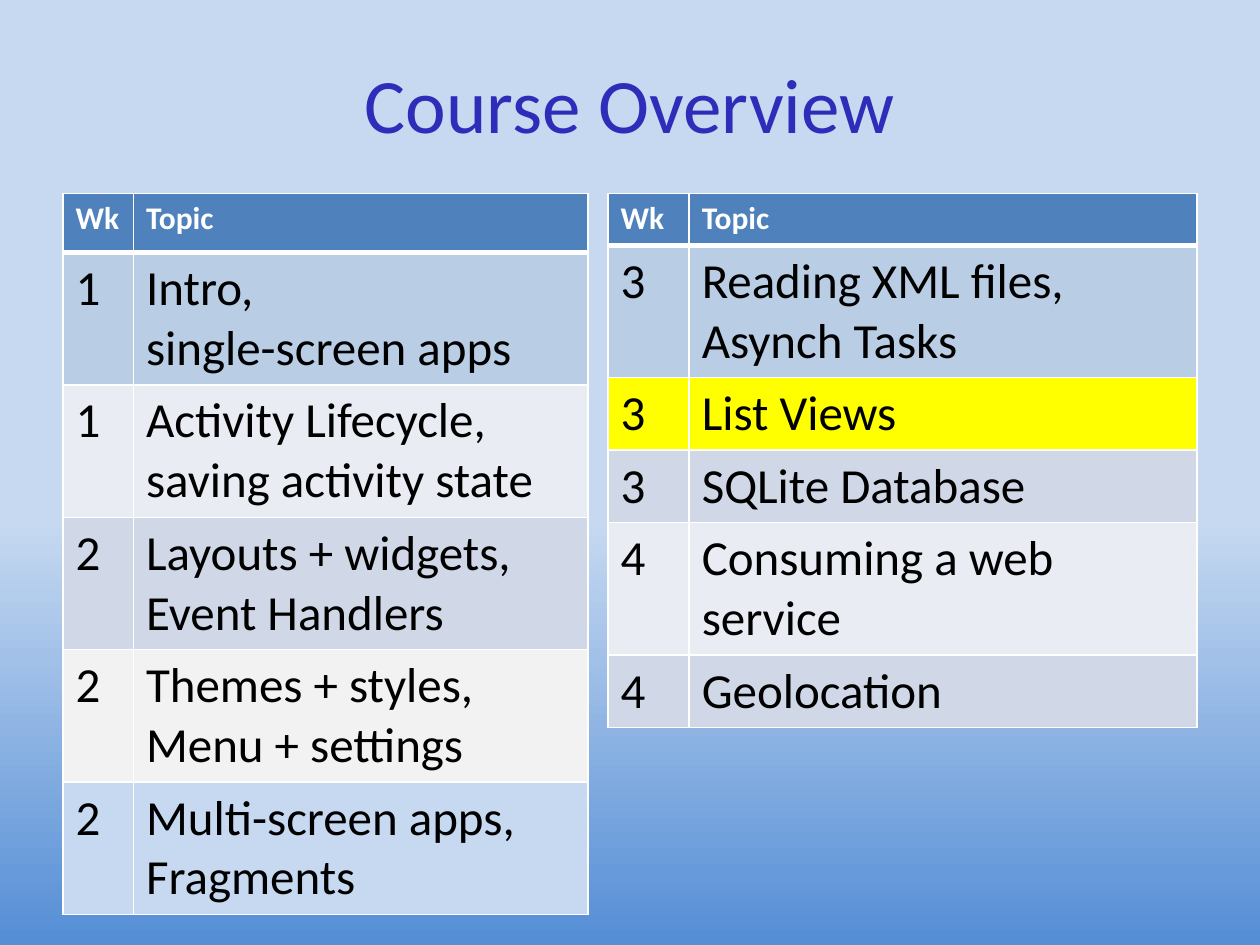
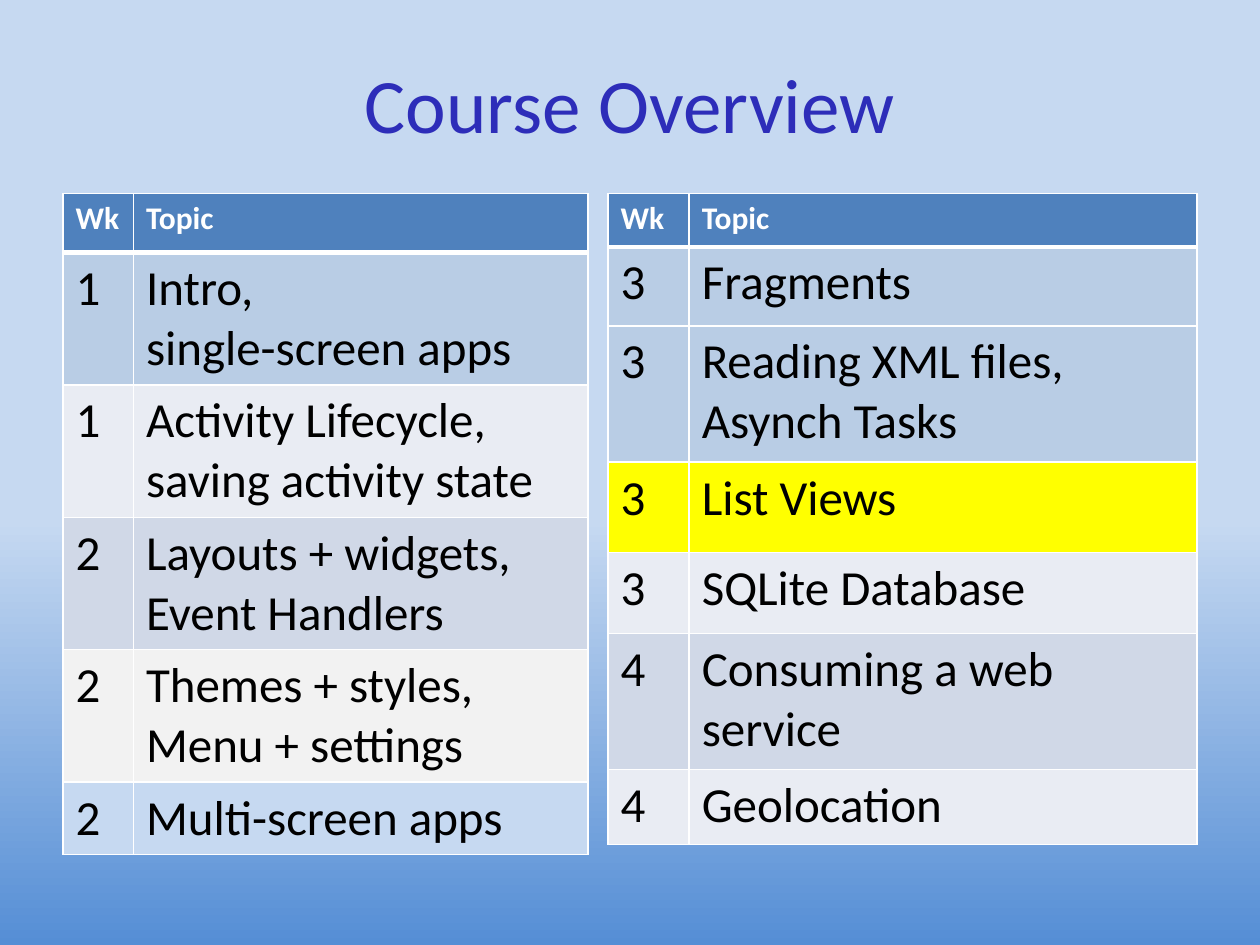
Before and after one commit to UO-CIS/CIS399Android-CourseMaterials, a slide deck: slide 2 of Notes and Slides/CIS399Wk3Day2-ListViews.pptx. Drawn at 1260x945 pixels with LibreOffice and Linux fonts; fonts in the diff are those of the drawing. Boxes give left, top, right and bottom in pixels: in the first picture for what was removed or moved away, otherwise in the second. Text is boxed around its words. In the diff, an @@ line names an element or a change of style, - is before the commit and + after.

```diff
--- a/Notes and Slides/CIS399Wk3Day2-ListViews.pptx
+++ b/Notes and Slides/CIS399Wk3Day2-ListViews.pptx
@@ table at [63,194,588,847] @@
-row 6, column 2: Multi-screen apps, Fragments
+row 6, column 2: Multi-screen apps
@@ table at [609,194,1197,845] @@
+row 2: 3 | Fragments
```
Also in this commit, not shown: 4 other slides changed, 2 other files.
